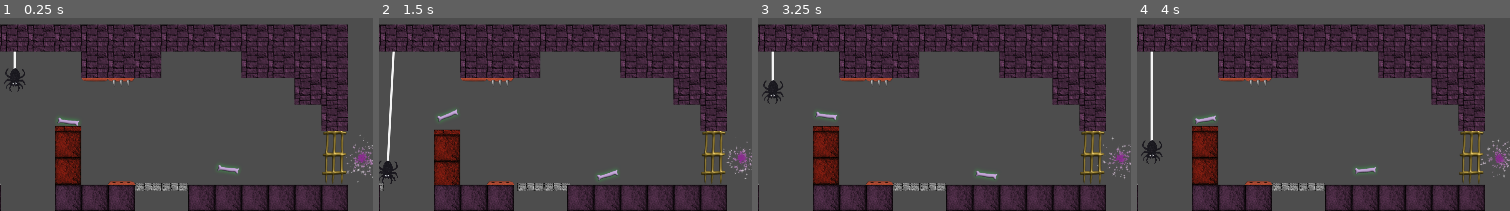
Above: before the commit, frames 1-4 (left to right).
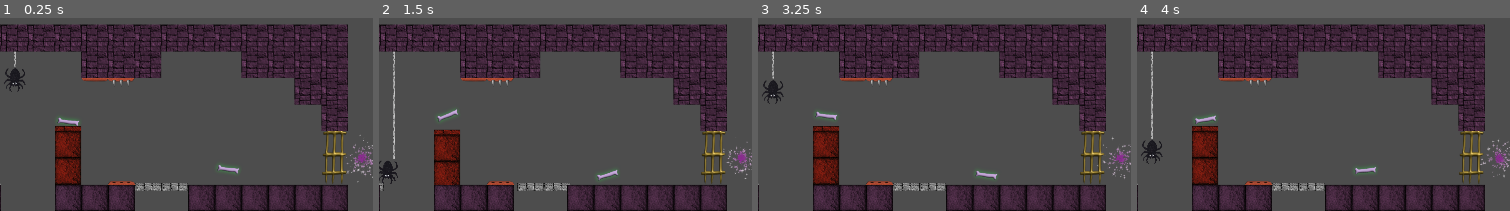
Above: after the commit, the same moments.

Repository: Drew-Wagner/Spectros
Game: Godot game, scene res://scenes/levels/level_1.tscn
Same seed, same stepped clock (60 frames per second), same inputs: the game is played once before the commit and once after it. This scene is started directly instead of the project's main scene.
Inputs:
- Up to frame 1 (0.25 s): no input
- Up to frame 2 (1.5 s): tap Space (toggle) at 0.6, 1.35 s
- Up to frame 3 (3.25 s): tap Space (toggle) at 2.1, 2.85 s
- Up to frame 4 (4 s): tap Space (toggle) at 3.6 s
The pictures show only the part of the screen within x 47-97%, y 0-50%; the shares and areas given below are measured in that part.

The runs differ from the first frame. In frame 1, less than 0.1% of the frame differs, in the area x 3-5%, y 17-27%; in frame 2, 0.6%, in the area x 2-5%, y 17-75%; in frame 3, 0.1%; in frame 4, 0.4%.

Commit message:
Improved spider web rendering texture.

Diff:
--- a/scenes/enemies/enemy_spider.tscn
+++ b/scenes/enemies/enemy_spider.tscn
@@ -1,6 +1,7 @@
-[gd_scene load_steps=6 format=3 uid="uid://bth5xo6bxskba"]
+[gd_scene load_steps=7 format=3 uid="uid://bth5xo6bxskba"]
 
 [ext_resource type="Script" path="res://scripts/enemy_spider.gd" id="1_60qeg"]
+[ext_resource type="Texture2D" uid="uid://cuw6ubrc7dem0" path="res://materials/spider_web.png" id="2_c14p1"]
 [ext_resource type="Texture2D" uid="uid://csdky8lro0o22" path="res://textures/enn_spider.png" id="2_nx6wh"]
 [ext_resource type="PackedScene" uid="uid://cvmv0ubhebeb7" path="res://scenes/components/kill_box.tscn" id="3_o7wso"]
 
@@ -15,6 +16,7 @@
 [node name="EnemySpider" type="Node2D" groups=["enemies"]]
 script = ExtResource("1_60qeg")
 move_speed = 192.0
+web_texture = ExtResource("2_c14p1")
 
 [node name="SpiderBody" type="CharacterBody2D" parent="."]
 velocity = Vector2(0, -192)
--- a/scripts/enemy_spider.gd
+++ b/scripts/enemy_spider.gd
@@ -33,6 +33,7 @@
 
 @export var move_speed: float = 256 # pixels / sec
 @export var move_in_editor: bool = false
+@export var web_texture: Texture2D
 
 func _disconnect_descend_timer():
 	descend_timer.stop()
@@ -157,4 +158,4 @@
 	if spider_body == null:
 		return
 
-	draw_line(32 * Vector2.UP, spider_body.position, Color.WHITE_SMOKE, 4, true)
+	draw_texture_rect(web_texture, Rect2(-2,-32, 5, spider_body.position.y), true)
Binary file added: materials/spider_web.png
Not shown, added: materials/spider_web.png.import
